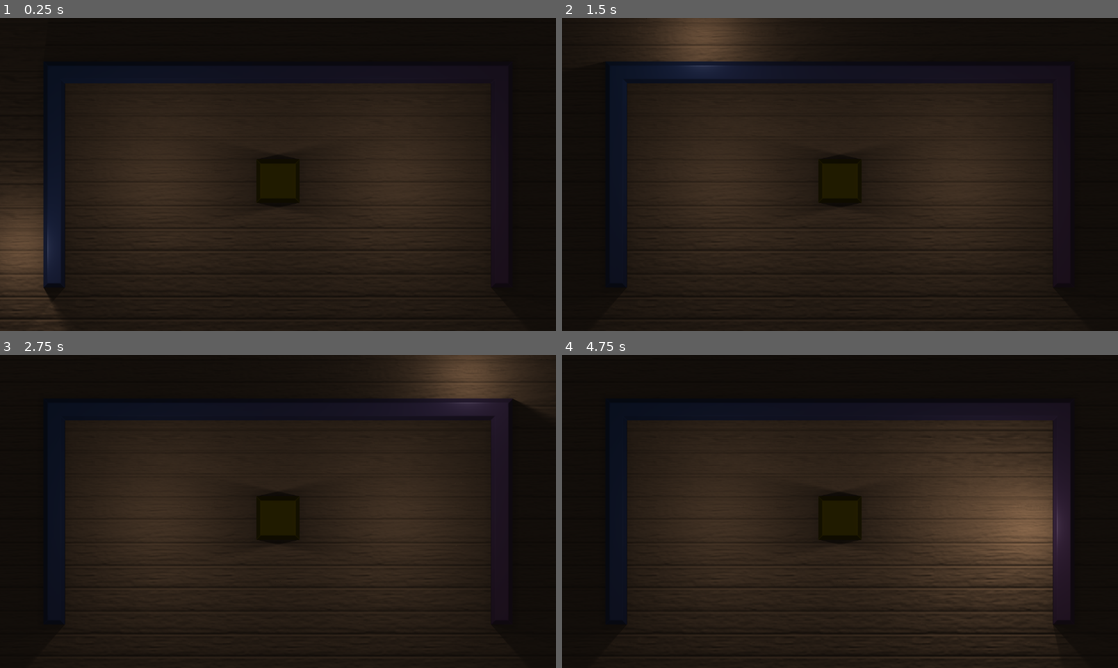
Above: before the commit, frames 1-4 (two rows, left to right).
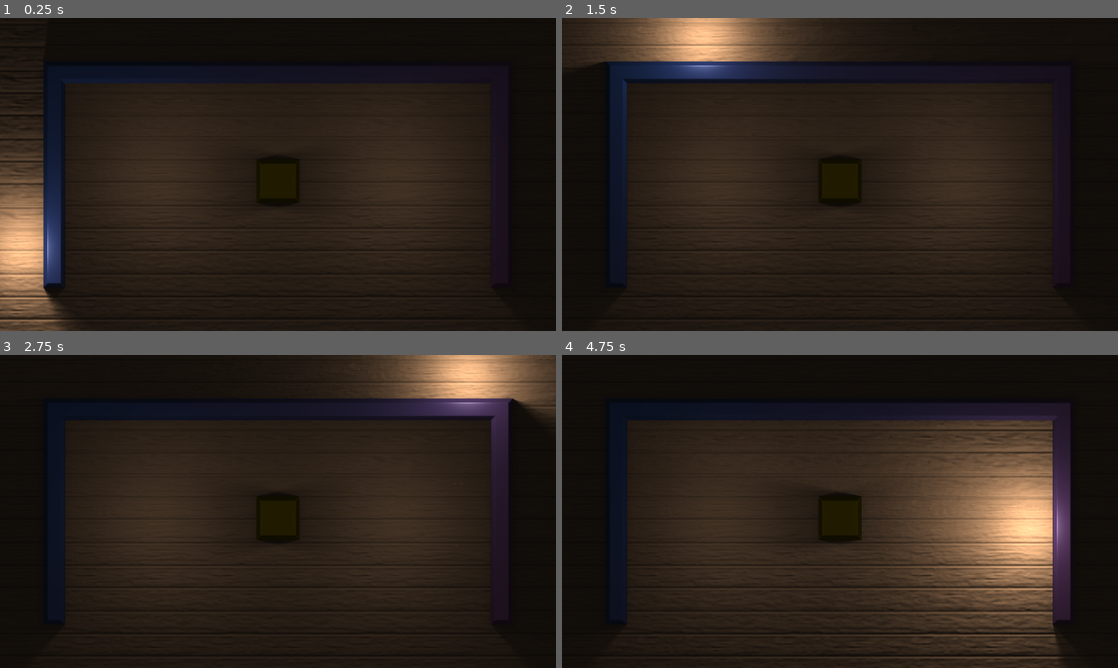
Above: after the commit, the same moments.

Repository: Oman395/godot-better-lighting-2d
Game: Godot game, scene res://Scene.tscn
Same seed, same stepped clock (60 frames per second), same inputs: the game is played once before the commit and once after it. The engine's default icon, where the game draws it, is replaced by a stand-in: a white triangle on a blue panel in a dark square.
Inputs:
- Up to frame 1 (0.25 s): no input
- Up to frame 2 (1.5 s): no input
- Up to frame 3 (2.75 s): no input
- Up to frame 4 (4.75 s): no input

The runs differ from the first frame. In frame 1, 5.9% of the frame differs, in the area x 0-13%, y 27-100%; in frame 2, 6.6%; in frame 3, 6.2%; in frame 4, 14%, in the area x 61-92%, y 20-100%.

Commit message:
Significantly improved banding when lights intersect objects

Diff:
--- a/Scene.tscn
+++ b/Scene.tscn
@@ -24,7 +24,7 @@
 shader_parameter/object_height = null
 shader_parameter/shadows = true
 shader_parameter/soft_shadows = true
-shader_parameter/light_radius = 20.0
+shader_parameter/light_radius = 40.0
 shader_parameter/shadow_march_count = 256
 shader_parameter/shadow_march_min_step = 0.05
 shader_parameter/shadow_march_step_scale = 1.0
@@ -249,7 +249,8 @@
 metadata/_edit_lock_ = true
 
 [node name="PointLight2D" type="PointLight2D" parent="."]
-position = Vector2(785, 354)
+position = Vector2(827, 316)
+energy = 3.0
 range_layer_min = -10
 range_layer_max = 10
 shadow_filter = 2
--- a/lighting.gdshader
+++ b/lighting.gdshader
@@ -96,6 +96,13 @@
 }
 
 void light() {
+	// We can figure out how much the distances should be scaled by figuring out the difference
+	// between a screenspace distance of 1px and a worldspace distanc of those points. We also
+	// need to include our scaling factor, again bc everything breaks if we don't
+	vec2 worldspaceScaleCalcA = UVtoWorld(vec2(0));
+	vec2 worldspaceScaleCalcB = UVtoWorld((1.0 / screen_scale ) * screen_pix_size);
+	float worldspaceDistanceScale = distance(vec2(0), vec2(screen_scale)) / distance(worldspaceScaleCalcA, worldspaceScaleCalcB);
+
 	// Soft shadows based on https://iquilezles.org/articles/rmshadows/
 	vec2 marchPos = world_pos;
 	vec2 lightPos = UVtoWorld(LIGHT_POSITION.xy * screen_pix_size);
@@ -113,12 +120,14 @@
 	// Obscurity - basically, how obscured our ray is
 	float obs = 1.0;
 
-	// We can figure out how much the distances should be scaled by figuring out the difference
-	// between a screenspace distance of 1px and a worldspace distanc of those points. We also
-	// need to include our scaling factor, again bc everything breaks if we don't
-	vec2 worldspaceScaleCalcA = UVtoWorld(vec2(0));
-	vec2 worldspaceScaleCalcB = UVtoWorld((1.0 / screen_scale ) * screen_pix_size);
-	float worldspaceDistanceScale = distance(vec2(0), vec2(screen_scale)) / distance(worldspaceScaleCalcA, worldspaceScaleCalcB);
+	float lightDistObj = texture_sdf(screen_uv_to_sdf(lightPosScreen * screen_pix_size));
+
+	float posOffset = min(light_radius / 2.0, distToLight / worldspaceDistanceScale / 2.0);
+	if(lightDistObj < 0.0) posOffset = min(posOffset, lightDistObj + light_radius);
+
+	lightPos -= toLight * posOffset;
+	marchPos += toLight * posOffset;
+	float distToLightForCheck = distance(vec2(0), (lightPos - marchPos) * screen_scale);
 
 	// Ideally I'd make this its own function but texture_sdf has forced my hand
 	if(shadows && !LIGHT_IS_DIRECTIONAL) {
@@ -142,7 +151,7 @@
 			d = max(d * shadow_march_step_scale, screen_scale.x *  shadow_march_min_step  * light_radius*t/distToLight);
 			t += d;
 			// If we pass the light we know we're done
-			if(t >= distToLight) break;
+			if(t >= distToLightForCheck) break;
 			marchPos += d * toLight;
 			// To be frank, I have no idea why we need to divide by scale here, but it works
 			screenPos += (d / worldspaceDistanceScale) * toLightScreen / screen_scale;
